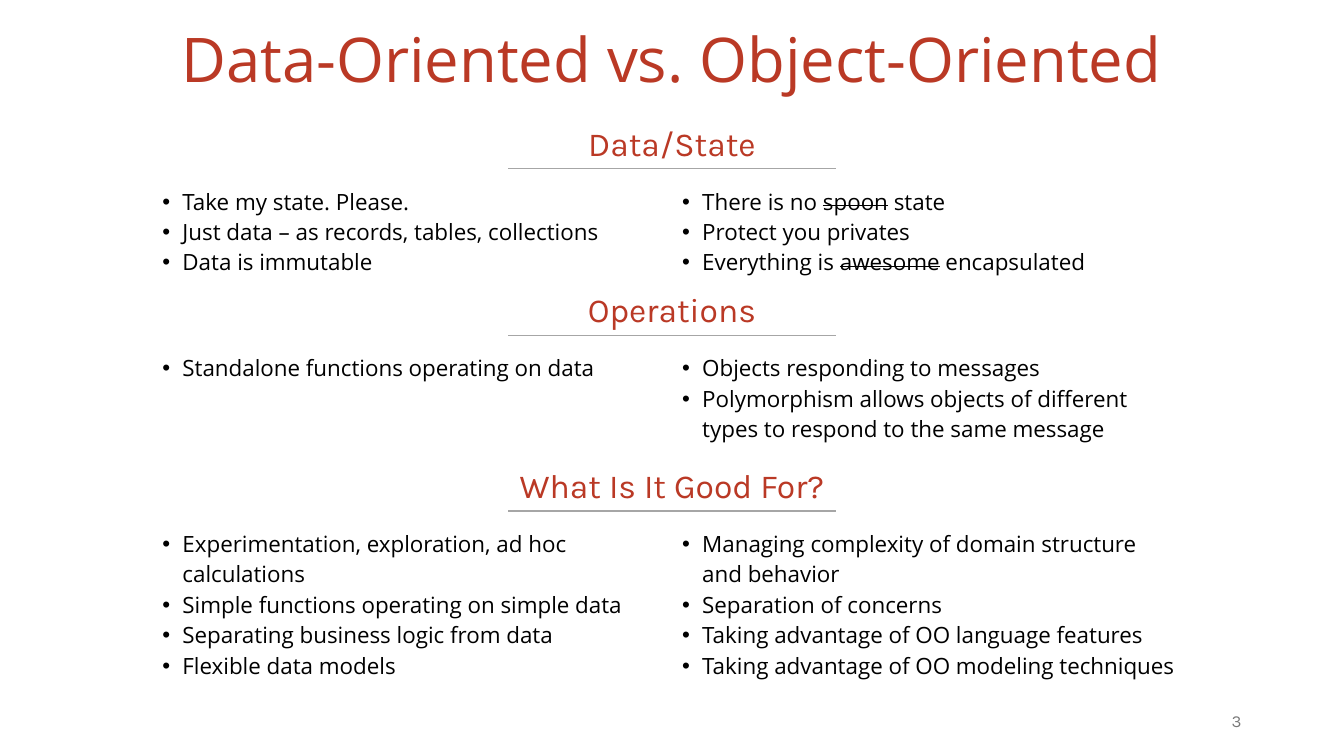
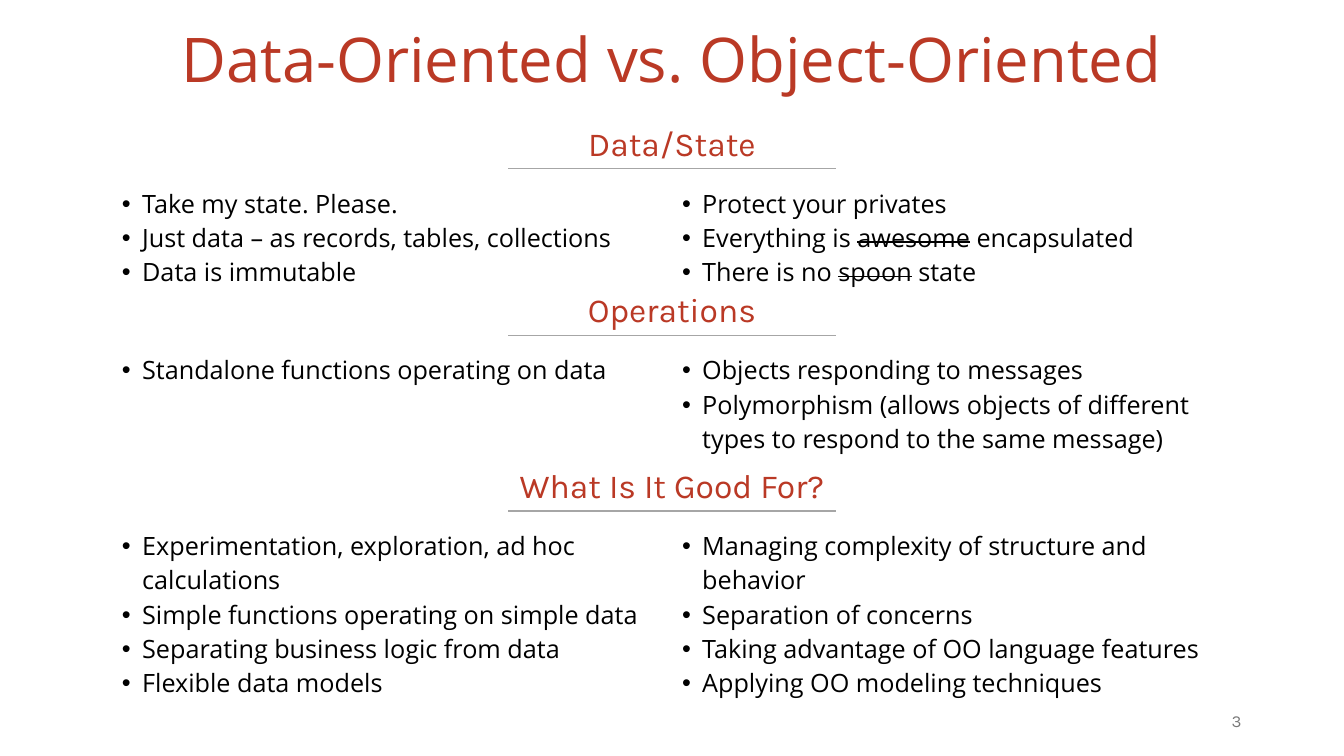
Before and after one commit to vmzakharov/missing-dataframe-talk, a slide deck: slide 3 of presentation/Missing_Dataframe_Short.pptx. Drawn at 1344x756 pixels with LibreOffice and Linux fonts; fonts in the diff are those of the drawing. Boxes give left, top, right and bottom in pixels: in the first picture for what was removed or moved away, otherwise in the second. Text is boxed around its words. In the diff, an @@ line names an element or a change of style, - is before the commit and + after.

```diff
--- a/presentation/Missing_Dataframe_Short.pptx
+++ b/presentation/Missing_Dataframe_Short.pptx
@@ table at <box>112,181,1233,291</box> @@
-row 1, column 2: There is no spoon state / Protect you privates / Everything is awesome encapsulated
+row 1, column 2: Protect your privates / Everything is awesome encapsulated / There is no spoon state
@@ size 16 to 18 pt in "Take my state. Please.", "Just data – as records, tables, collections", "Data is immutable" @@
@@ table: place and size @@
-table at <box>152,181,1193,280</box>
+table at <box>112,181,1233,291</box>
@@ table at <box>112,348,1233,458</box> @@
-row 1, column 2: Objects responding to messages / Polymorphism allows objects of different types to respond to the same message
+row 1, column 2: Objects responding to messages / Polymorphism (allows objects of different types to respond to the same message)
@@ size 16 to 18 pt in "Standalone functions operating on data" @@
@@ table: place and size @@
-table at <box>152,348,1193,447</box>
+table at <box>112,348,1233,458</box>
@@ table at <box>112,523,1233,702</box> @@
-row 1, column 2: Managing complexity of domain structure and behavior / Separation of concerns / Taking advantage of OO language features / Taking advantage of OO modeling techniques
+row 1, column 2: Managing complexity of structure and behavior / Separation of concerns / Taking advantage of OO language features / Applying OO modeling techniques
@@ size 16 to 18 pt in "Experimentation, exploration, ad hoc calculations", "Simple functions operating on simple data", "Separating business logic from data", "Flexible data models" @@
@@ table: place and size @@
-table at <box>152,523,1193,683</box>
+table at <box>112,523,1233,702</box>
```
Also in this commit, not shown: 1 other slide changed, 1 slide added, 1 other file.
